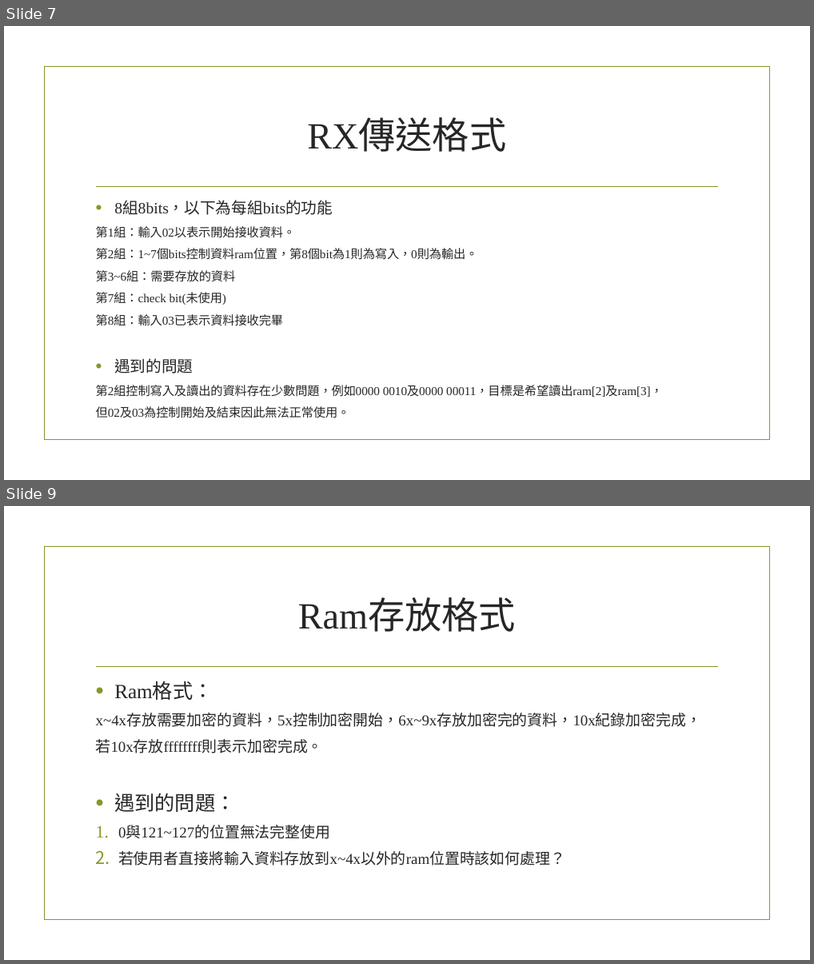
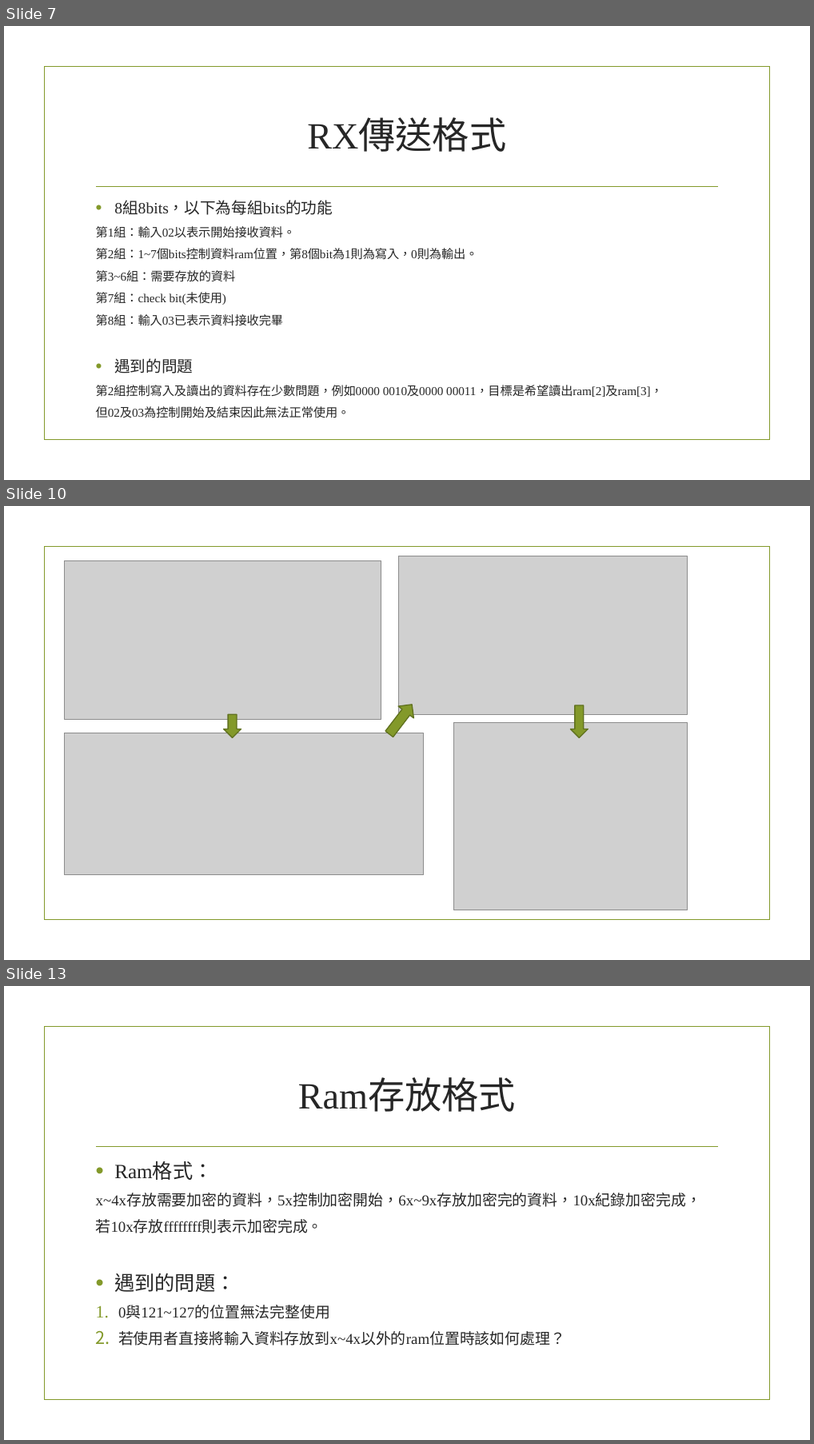
Before and after one commit to Justina0331/rs232_AES, a slide deck: rs232.pptx. Shown one above the other, each under a label of ours: slides 7 and 9 before the commit, slides 7, 10 and 13 after it; the slides between them are not shown. The pictures are 814x964 and 814x1444 pixels, drawn with LibreOffice and Linux fonts; fonts in the diff are those of the drawing; grey boxes stand for pictures; background and template pictures are left out. Boxes give left, top, right and bottom in pixels: in the first picture for what was removed or moved away, otherwise in the second. Text is boxed around its words. In the diff, an @@ line names an element or a change of style, - is before the commit and + after.

```diff
--- a/rs232.pptx
+++ b/rs232.pptx
@@ slide 10 added at (4,506,810,960), background picture (left out); not listed: 1 template element that a slide beside it also shows @@
@@ picture added at (64,560,381,719) @@
@@ picture added at (399,556,687,714) @@
@@ down arrow added at (223,714,241,738), fill #83992A, outline #61711F 1.25 pt @@
@@ right arrow added at (382,698,420,740), fill #83992A, outline #61711F 1.25 pt @@
@@ down arrow added at (571,705,588,738), fill #83992A, outline #61711F 1.25 pt @@
@@ picture added at (64,733,423,875) @@
@@ picture added at (454,723,688,910) @@
@@ what was slide 9 is now slide 13 @@
```
Also in this commit, not shown: 2 slides changed, 4 other slides added.
